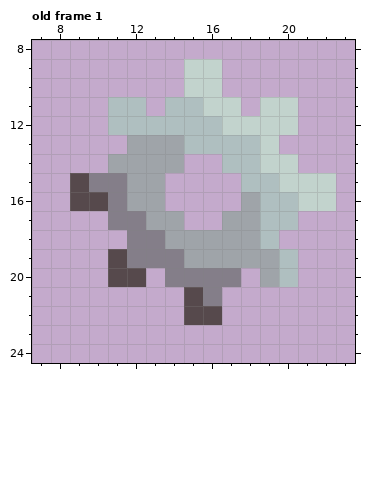
Edited in one commit: pixel-art file (Twisted Petal/Assets/Aseprite/ParticleEffects/gearParticleEffect.ase). Above is the file before it was changed.
32x32 pixels, 3 frames. Shown: old frame 1: x 7..23, y 8..24. The commit also changed other frames, which this record leaves out.
The result:
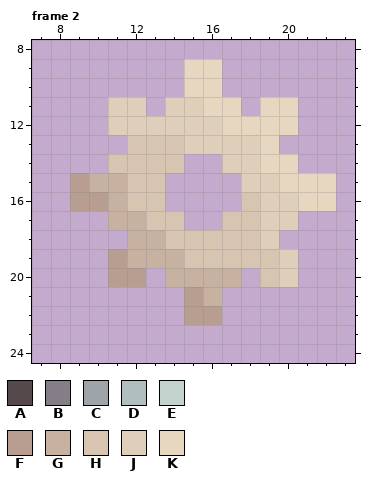
Palette (. is transparent): A #56494c  B #847e89  C #9fa4a9  D #afbfc0  E #c2d3cd  F #b79e90  G #c7b1a0  H #d7c4b1  J #dfceb9  K #e7d7c1
A new or re-ordered frame is compared with the old frame closest to it.
The exact change:
frames 3 -> 5
Changed rows in their new state; - is an unchanged pixel.
Frame 2 is new; against old frame 1:
first column x 9:
 9 ------KK------
10 ------KK------
11 --JJ-JJKK-KK--
12 --JJJJJJKKKK--
13 ---HHHJJJJK---
14 --HHHH--JJKK--
15 FGGHH----JJKKK
16 FFGHH----HJJKK
17 --GGHH--HHJJ--
18 ---GGHHHHHJ---
19 --FGGGHHHHHJ--
20 --FF-GGGG-HJ--
21 ------FG------
22 ------FF------
Changed places in both pictures, as pixel boxes (x1, y1, x2, y2):
changed: (70, 59, 336, 325)
